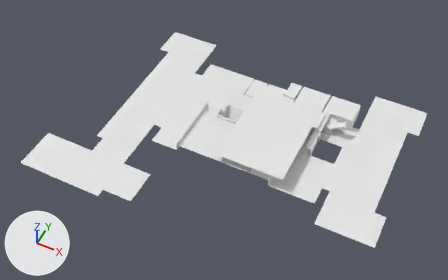
The Blender file assets/jvo.blend as it was, and as the next commit left it.
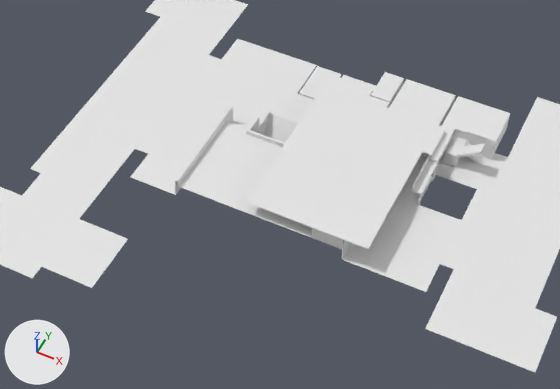
Old and new are each drawn whole from a camera (50 mm lens) standing at (77.1, -185.7, 219.3) and looking at (-10.5, -10.6, 0.3) and again close up on the part from 18% to 87% of the width and 15% to 92% of the height. The axes (+X, +Y, +Z) are drawn at lower left. The lights are the same throughout. Objects named as collision shapes, trigger or cutter boxes, shadow casters or lower levels of detail are left out.

The scene before the commit, as lines of its bpy script (objects in view):
```python
me_plane_003 = bpy.data.meshes.new('Plane.003')
me_plane_003.from_pydata(...)  # 489 vertices, 432 faces; spans x -9.9..8.3, y -10.5..2.7, z -1.3..0.4
me_plane_003.materials.append(mat_debug)  # white #e7e7e7
me_plane_004 = bpy.data.meshes.new('Plane.004')
me_plane_004.from_pydata(...)  # 76 vertices, 52 faces; spans x -3.03..2.33, y -6.11..-1.78, z -0.5..0.16
me_plane_004.materials.append(mat_debug)  # white #e7e7e7
ob_basis__col = bpy.data.objects.new('basis -col', me_plane_003)
ob_basis__col.location = (-1.4, 27.1, 4.2)
ob_basis__col.scale = (8.73, 8.73, 8.73)
ob_muurtjes_aula__col = bpy.data.objects.new('muurtjes_aula -col', me_plane_004)
ob_muurtjes_aula__col.location = (-1.2, 26.9, 4.1)
ob_muurtjes_aula__col.scale = (8.62, 8.62, 8.62)
```
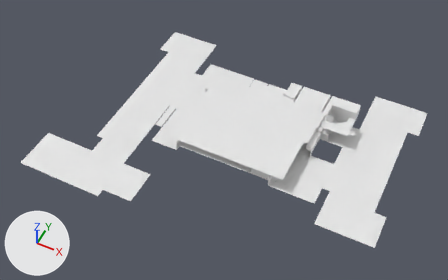
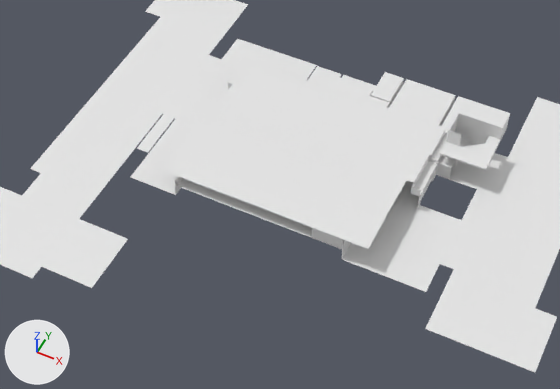
Location of each change, (x1, y1, x2, y2) in pixels of the close-ups (560 x 389 px):
part 1 of me_plane_003, built on: before (125, 39, 495, 264); after (125, 39, 503, 264)
'muurtjes_aula -col', unchanged, covered by the edit: before (175, 105, 347, 249); after (175, 176, 347, 249)

Edits to the bpy script that builds the scene:
```text
Change me_plane_003:
    used by ob_basis__col; location = (-1.4, 27.1, 4.2); scale = (8.73, 8.73, 8.73)
    remove me_plane_003.from_pydata(...)  # 489 vertices, 432 faces; spans x -9.9..8.3, y -10.5..2.7, z -1.3..0.4
    add me_plane_003.from_pydata(...)  # 574 vertices, 524 faces; spans x -9.9..8.3, y -10.5..2.7, z -1.3..0.9
    me_plane_003 part 1
    17 vertices are removed from x -4.6..4.8, y -5.3..-0.5, z -0.5..0.4
    41 faces are deleted
    68 vertices are added at x -5.0..5.0, y -6.1..0.9, z -0.5..0.9
    6 new vertices lie (0.0, 0.0, 0.4) away from vertices in x -0.7..4.0, y -3.2..-0.3, z -0.5..0.0
    5 new vertices lie (0.0, 0.0, 0.5) away from vertices in x 3.6..4.0, y -1.3..-0.5, z 0.4
    6 new vertices lie (-0.4, 0.0, 0.0) away from vertices in x -3.0..4.0, y -6.1..-1.3, z -0.5..0.9
    5 new vertices lie (1.1, 0.0, 0.0) away from vertices in x -4.6, y -6.1..0.9, z -0.5
    5 new vertices lie (0.4, 0.0, 0.0) away from vertices in x 3.6..4.6, y -1.3..-0.6, z 0.0..0.9
    7 new vertices lie (0.0, -0.6, 0.0) away from vertices in x 3.6..5.0, y -1.3, z 0.4
    133 new faces join them
```
